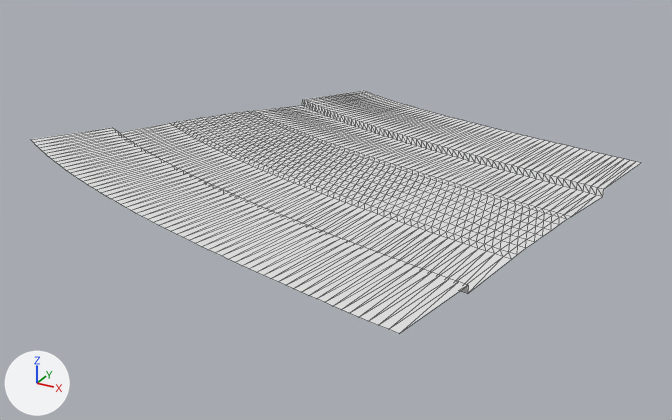
The glTF model public/assets/gen4/models/track-45.glb, before and after one commit.
Camera for both pictures: a 50 mm lens placed at (29.6, -291.9, 45.7), pointed at (-26.2, -190.4, -5.0). The axes (+X, +Y, +Z) are drawn at lower left. The lights are the same throughout. The older version comes first. Mesh edges are drawn as thin lines. Vertices at exactly the same position are counted once.

In view in the first picture: 'track-45'.
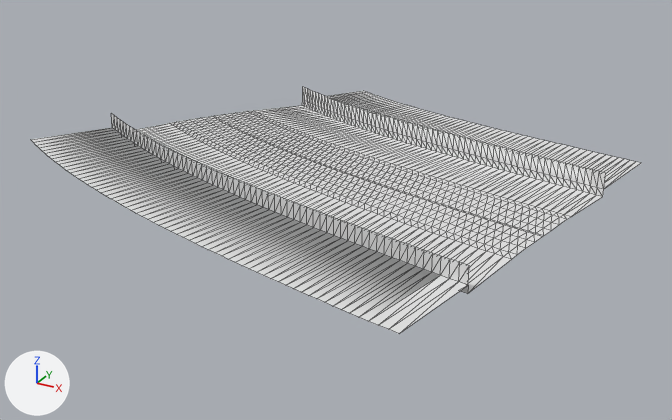
The edits, one by one:
me_track_45 is used by ob_track_45; location (0.0, 0.0, 0.0).
me_track_45 had 945 vertices, 1736 faces and spanned x -68.8..9.0, y -224.6..-153.9, z -0.5..1.7.
me_track_45 now has 1134 vertices, 2108 faces and spans x -68.8..9.0, y -224.6..-153.9, z -0.5..3.5.
me_track_45 part 1: 63 vertices removed from x -54.9..4.1, y -196.8..-178.4, z 0.4..0.5; 126 vertices added at x -54.9..4.1, y -196.9..-178.2, z 0.3..0.5.
me_track_45 part 2: 63 vertices added at x -62.8..1.3, y -212.7..-192.4, z 3.3..3.5.
me_track_45 part 3: 63 vertices added at x -46.8..6.9, y -180.8..-164.3, z 2.7..3.3.

Where the change shows, as pixel boxes (x1, y1, x2, y2) in the pictures (672 x 420 px; the box of a moved part takes in the faces that stretch with it):
'track-45', reshaped
    before: (31, 91, 641, 333)
    after: (31, 87, 641, 333)
part 1 of me_track_45, moved or reshaped
    both: (202, 115, 551, 242)
part 2 of me_track_45, added
    after: (111, 113, 469, 285)
part 3 of me_track_45, added
    after: (303, 87, 606, 189)
